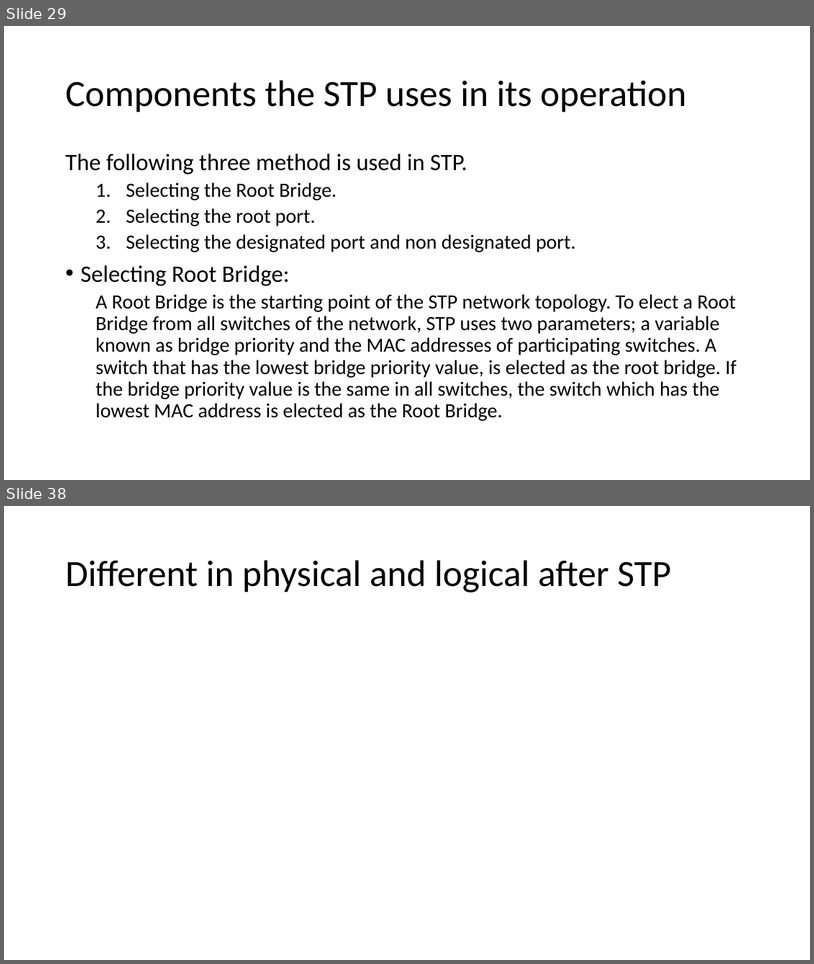
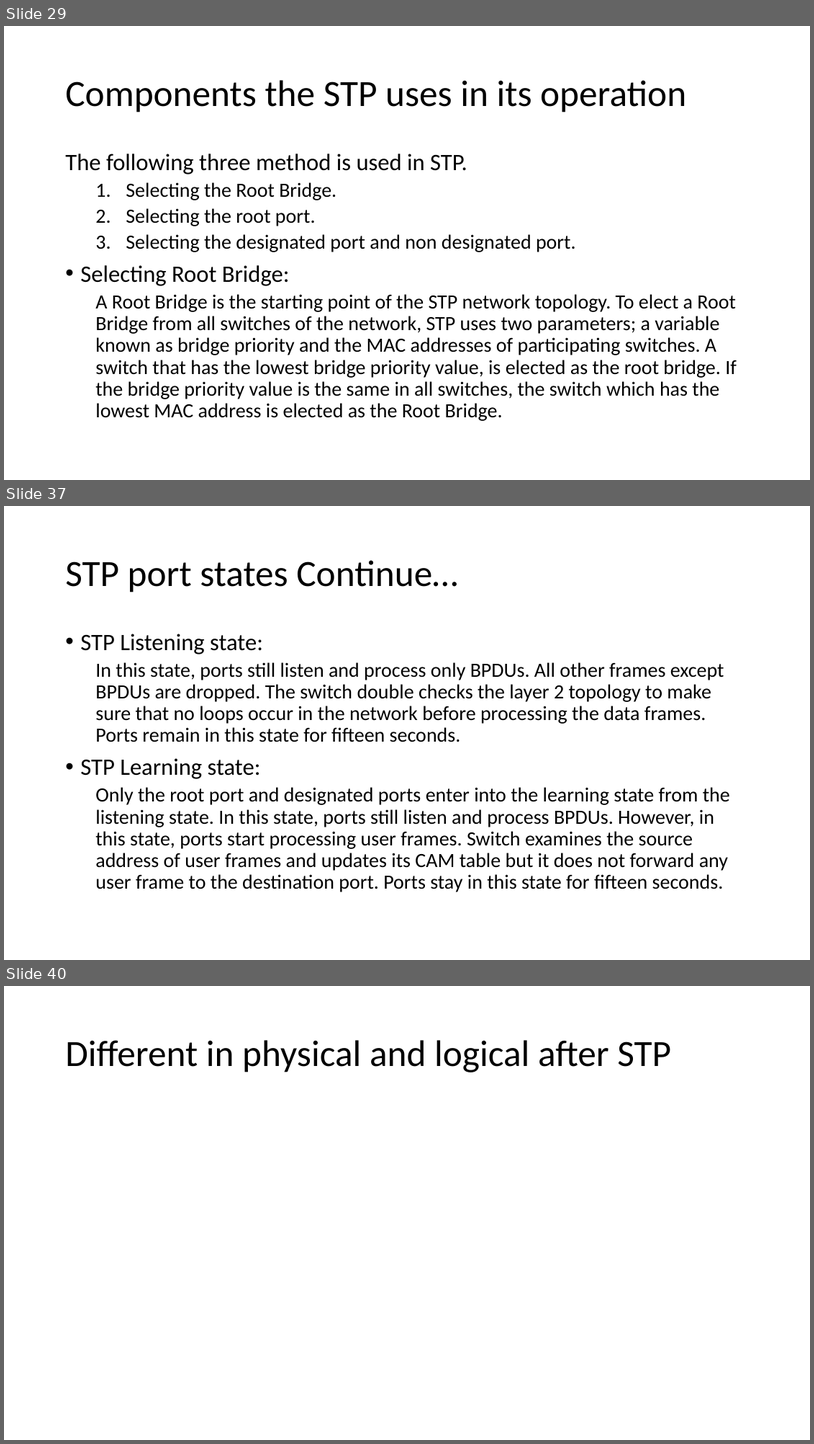
Before and after one commit to MuhammadHaseebAmjad/Networking, a slide deck: CCNA_LAB.pptx. Shown one above the other, each under a label of ours: slides 29 and 38 before the commit, slides 29, 37 and 40 after it; the slides between them are not shown. The pictures are 814x964 and 814x1444 pixels, drawn with LibreOffice and Linux fonts; fonts in the diff are those of the drawing. Boxes give left, top, right and bottom in pixels: in the first picture for what was removed or moved away, otherwise in the second. Text is boxed around its words. In the diff, an @@ line names an element or a change of style, - is before the commit and + after.

```diff
--- a/CCNA_LAB.pptx
+++ b/CCNA_LAB.pptx
@@ slide 37 added at box(4, 506, 810, 960), background #FFFFFF @@
@@ title added at box(65, 560, 458, 592), 44 pt, text #000000 @@
+STP port states Continue…
@@ text added at box(80, 633, 730, 892), 24 pt, text #000000 @@
+• STP Listening state:
+  In this state, ports still listen and process only BPDUs. All other frames except BPDUs are dropped. The switch double checks the layer 2 topology to make sure that no loops occur in the network before processing the data frames. Ports remain in this state for fifteen seconds.
+• STP Learning state:
+  Only the root port and designated ports enter into the learning state from the listening state. In this state, ports still listen and process BPDUs. However, in this state, ports start processing user frames. Switch examines the source address of user frames and updates its CAM table but it does not forward any user frame to the destination port. Ports stay in this state for fifteen seconds.
@@ what was slide 38 is now slide 40 @@
```
Also in this commit, not shown: 2 slides changed, 7 other slides added, 8 slides removed.
